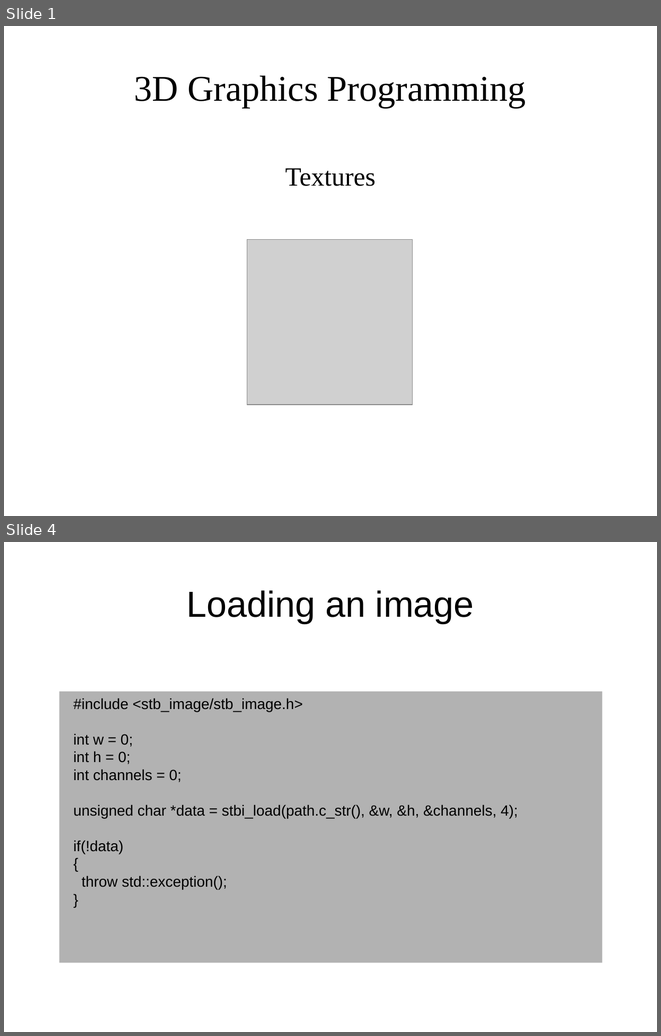
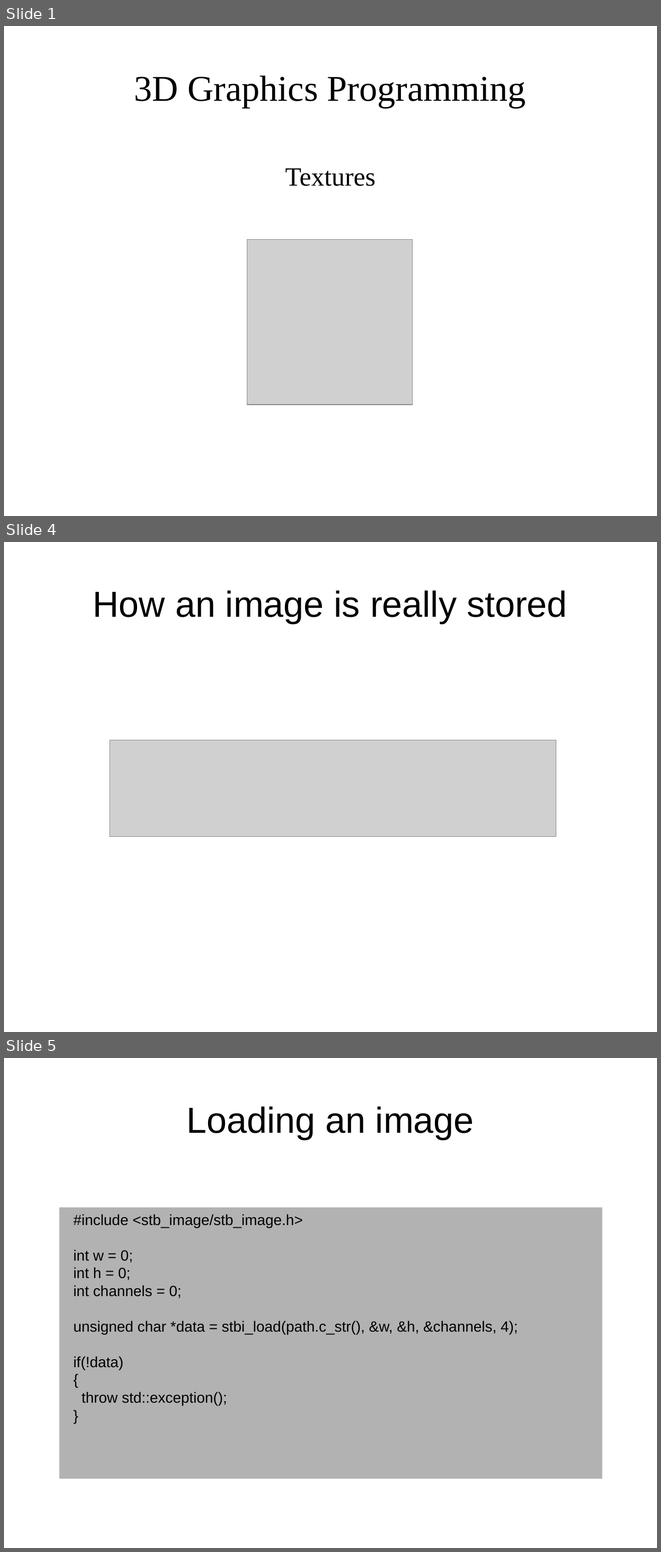
Before and after one commit to osen/creativelabs, a slide deck: 3dgp/3dgp-lec5.odp. Shown one above the other, each under a label of ours: slides 1 and 4 before the commit, slides 1, 4 and 5 after it; the slides between them are not shown. The pictures are 661x1036 and 661x1552 pixels, drawn with LibreOffice and Linux fonts; fonts in the diff are those of the drawing; grey boxes stand for pictures; background and template pictures are left out. Boxes give left, top, right and bottom in pixels: in the first picture for what was removed or moved away, otherwise in the second. Text is boxed around its words. In the diff, an @@ line names an element or a change of style, - is before the commit and + after.

```diff
--- a/3dgp/3dgp-lec5.odp
+++ b/3dgp/3dgp-lec5.odp
@@ slide 4 added at (4,542,657,1032), background #FFFFFF @@
@@ title added at (93,590,567,623), 44 pt, text #000000 @@
+How an image is really stored
@@ picture added at (110,740,556,837) @@
@@ what was slide 4 is now slide 5 @@
```
Also in this commit, not shown: 1 slide changed, 1 other slide added, 12 other files.
